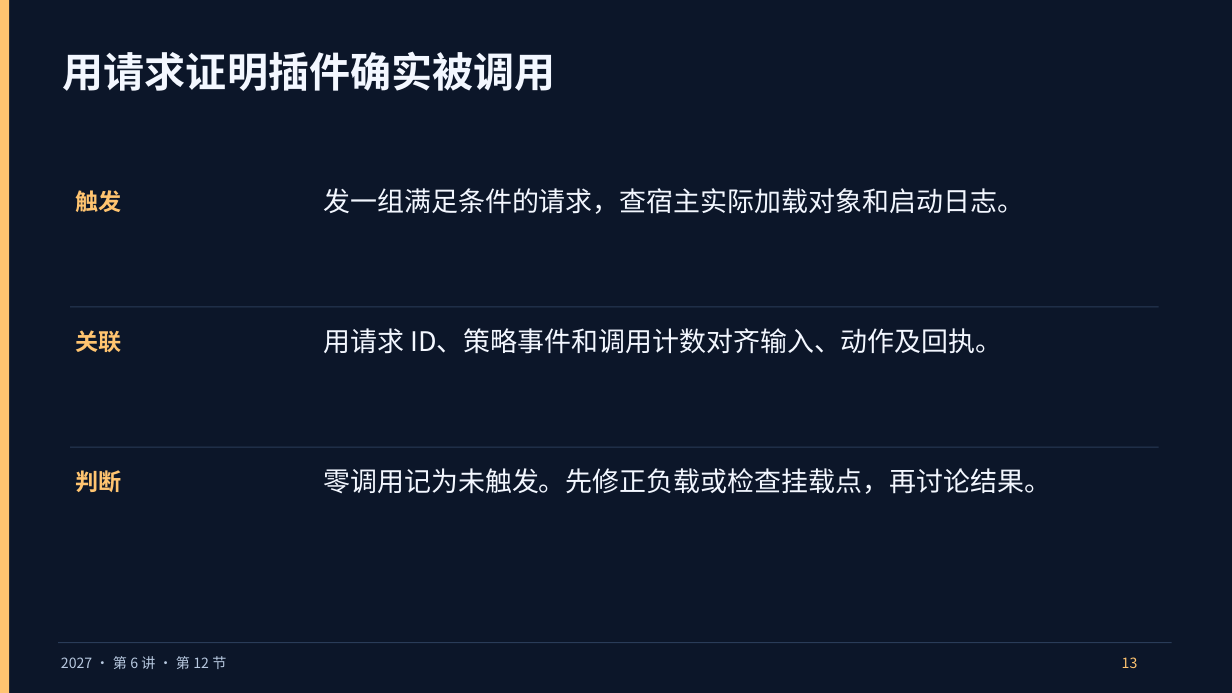
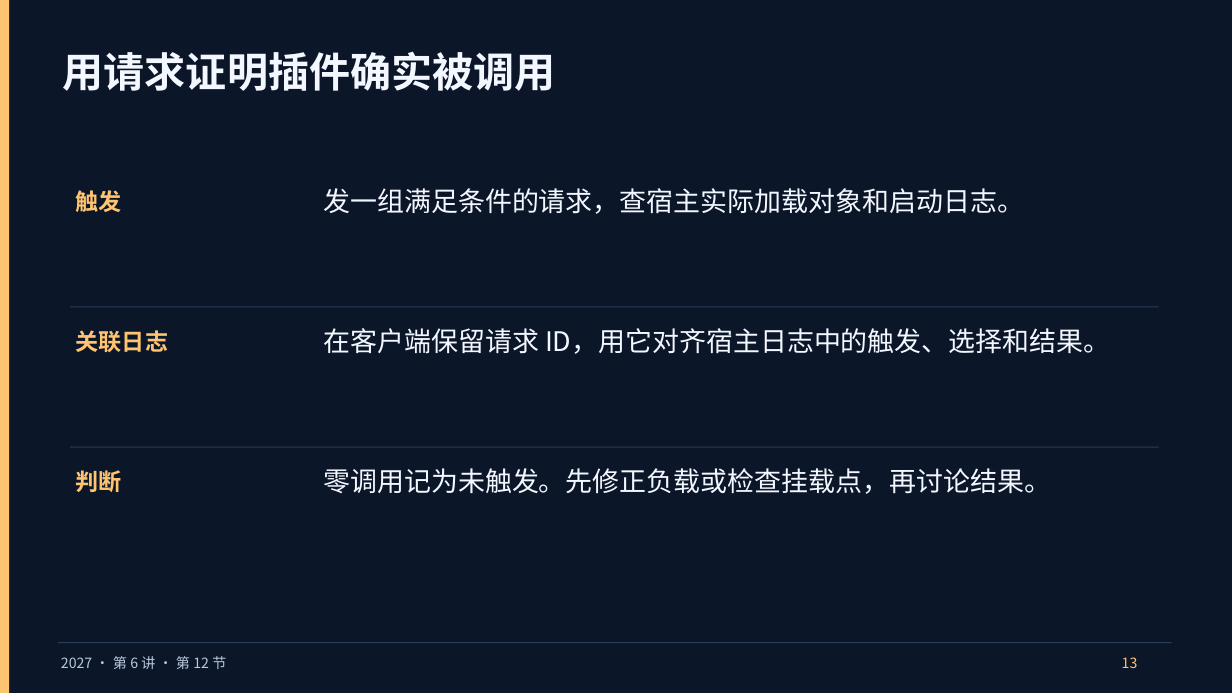
Before and after one commit to vLLM-HUST/intro-to-llm-inference-engines, a slide deck: slide 13 of build/slides/2027/lectures-8-pptx/第06讲_MOD打包与宿主联调.pptx. Drawn at 1232x693 pixels with LibreOffice and Linux fonts; fonts in the diff are those of the drawing. Boxes give left, top, right and bottom in pixels: in the first picture for what was removed or moved away, otherwise in the second. Text is boxed around its words. In the diff, an @@ line names an element or a change of style, - is before the commit and + after.

```diff
--- a/build/slides/2027/lectures-8-pptx/第06讲_MOD打包与宿主联调.pptx
+++ b/build/slides/2027/lectures-8-pptx/第06讲_MOD打包与宿主联调.pptx
@@ text at <box>323,328,1110,354</box>: text changed @@
-用请求 ID、策略事件和调用计数对齐输入、动作及回执。
+在客户端保留请求 ID，用它对齐宿主日志中的触发、选择和结果。
@@ text at <box>76,330,168,352</box>: text changed @@
-关联
+关联日志
```
Also in this commit, not shown: 5 other slides changed, 1 slide added, 1 slide removed, 10 other files.
